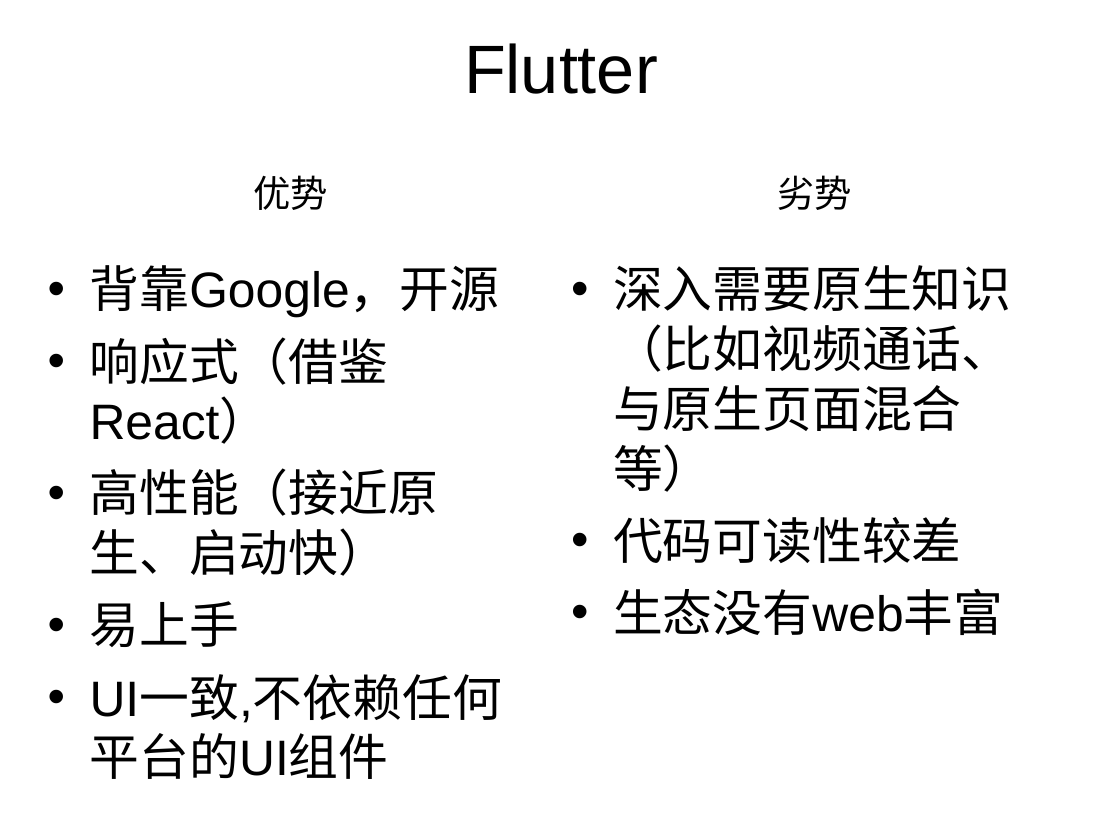
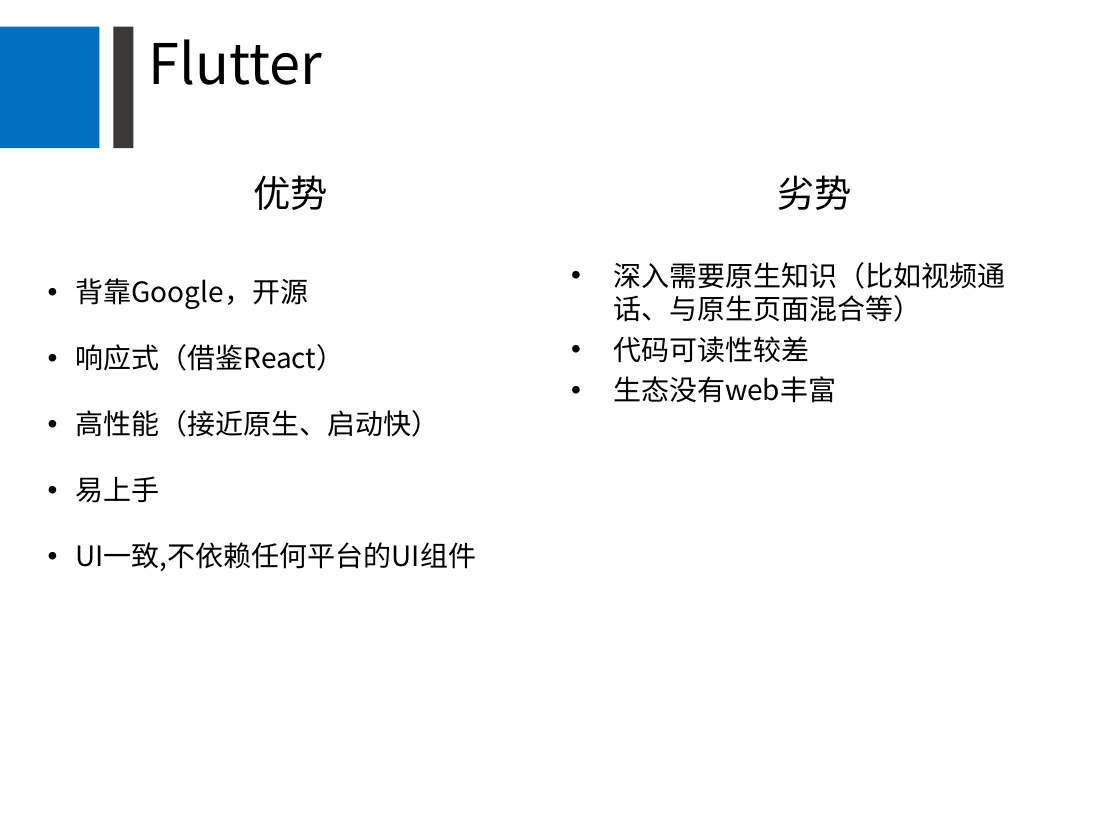
Before and after one commit to Newbit13/demo, a slide deck: slide 10 of flutter_demo/分享/跨端技术flutter分享.ppt (slide 9 before the commit). Drawn at 1120x840 pixels with LibreOffice and Linux fonts; fonts in the diff are those of the drawing. Boxes give left, top, right and bottom in pixels: in the first picture for what was removed or moved away, otherwise in the second. Text is boxed around its words. In the diff, an @@ line names an element or a change of style, - is before the commit and + after.

```diff
--- a/flutter_demo/分享/跨端技术flutter分享.ppt
+++ b/flutter_demo/分享/跨端技术flutter分享.ppt
@@ rectangle added at (0,27,100,149), fill #0070BE @@
@@ rectangle added at (113,27,133,149), fill #3B3838 @@
@@ title "Flutter": place and size @@
-title "Flutter" at (464,43,658,94)
+title "Flutter" at (149,39,323,85)
@@ title "Flutter" at (149,39,323,85): size 44 to 36 pt, font Arial to Noto Sans CJK SC; alignment centre to left; line spacing 1 to 0.9 @@
@@ text "背靠Google，开源" at (76,278,477,571): size 32 to 18 pt, font Arial to Noto Sans CJK SC; indent changed; line spacing 1 to 1.5; more space between paragraphs @@
@@ text "深入需要原生知识（比如视频通话、与原生页面混合等）" at (613,262,1005,403): size 32 to 18 pt, font Arial to Noto Sans CJK SC; less space between paragraphs @@
```
Also in this commit, not shown: 13 other slides changed, 2 slides added.
